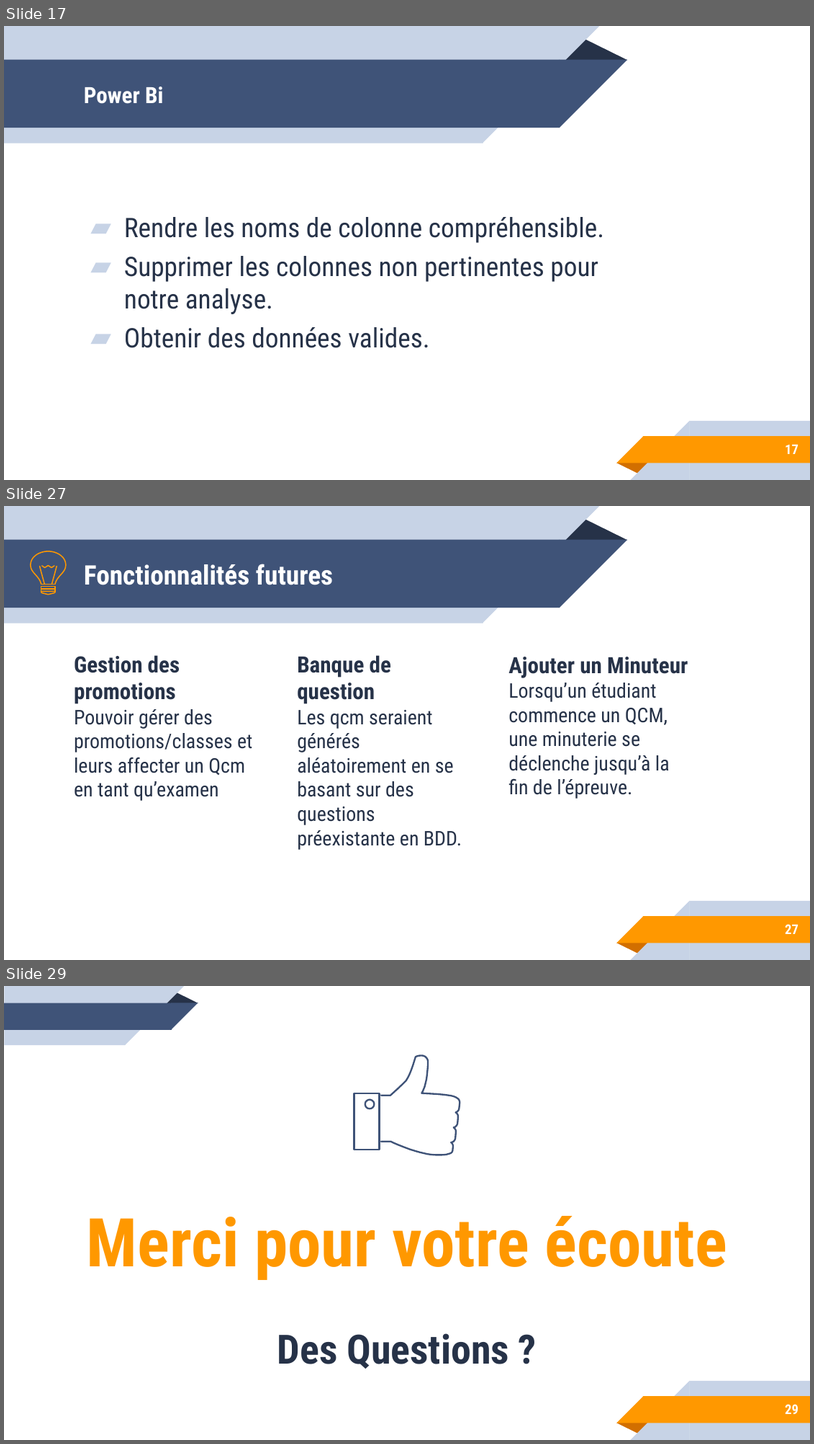
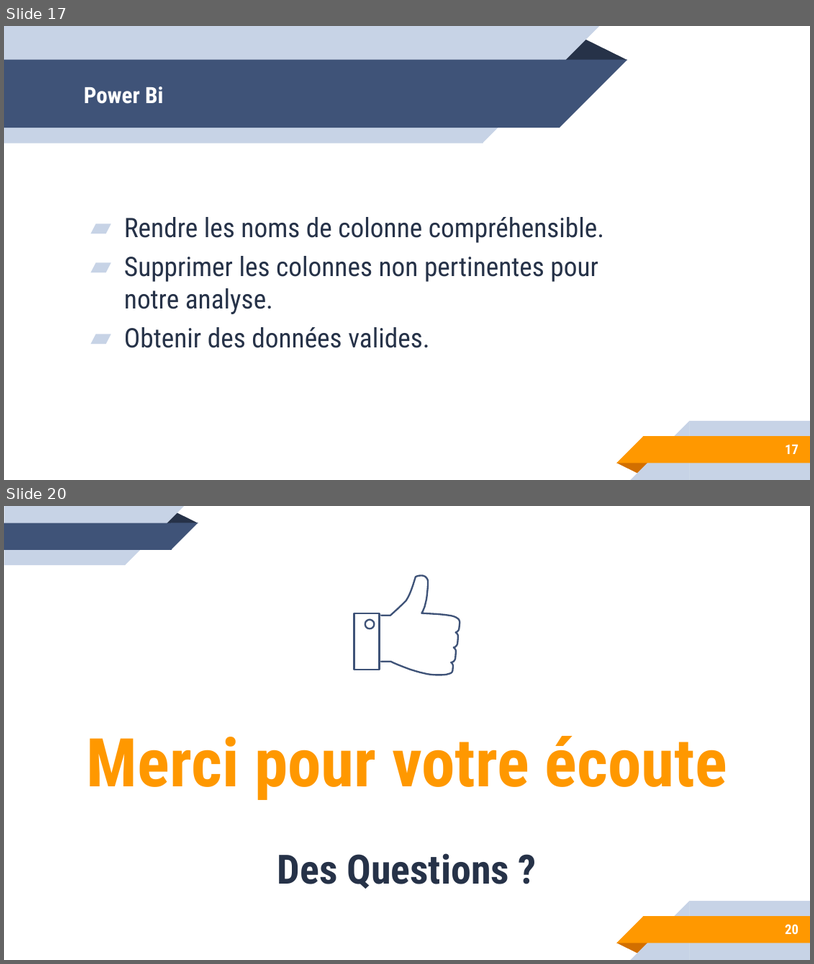
Before and after one commit to gtandu/testBi, a slide deck: doc/Soutenance EDD.pptx. Shown one above the other, each under a label of ours: slides 17, 27 and 29 before the commit, slides 17 and 20 after it; the slides between them are not shown. The pictures are 814x1444 and 814x964 pixels, drawn with LibreOffice and Linux fonts; fonts in the diff are those of the drawing. Boxes give left, top, right and bottom in pixels: in the first picture for what was removed or moved away, otherwise in the second. Text is boxed around its words. In the diff, an @@ line names an element or a change of style, - is before the commit and + after.

```diff
--- a/doc/Soutenance EDD.pptx
+++ b/doc/Soutenance EDD.pptx
@@ slide 27 removed at box(4, 506, 810, 960), background #FFFFFF; not listed: 10 template elements that a slide beside it also shows @@
@@ title removed at box(84, 564, 333, 585) @@
-Fonctionnalités futures
@@ group removed at box(31, 551, 66, 595): 8 freeform shapes @@
@@ text removed at box(74, 655, 252, 800) @@
-Gestion des promotions
-Pouvoir gérer des promotions/classes et leurs affecter un Qcm en tant qu’examen
@@ text removed at box(297, 655, 462, 849) @@
-Banque de question
-Les qcm seraient générés aléatoirement en se basant sur des questions préexistante en BDD.
@@ text removed at box(509, 656, 688, 798) @@
-Ajouter un Minuteur
-Lorsqu’un étudiant commence un QCM, une minuterie se déclenche jusqu’à la fin de l’épreuve.
@@ page number removed at box(785, 924, 799, 934) @@
-27
@@ what was slide 29 is now slide 20 @@
@@ page number at box(785, 924, 799, 934): text changed @@
-29
+20
```
Also in this commit, not shown: 2 slides changed, 1 slide added, 9 other slides removed, 2 other files.
